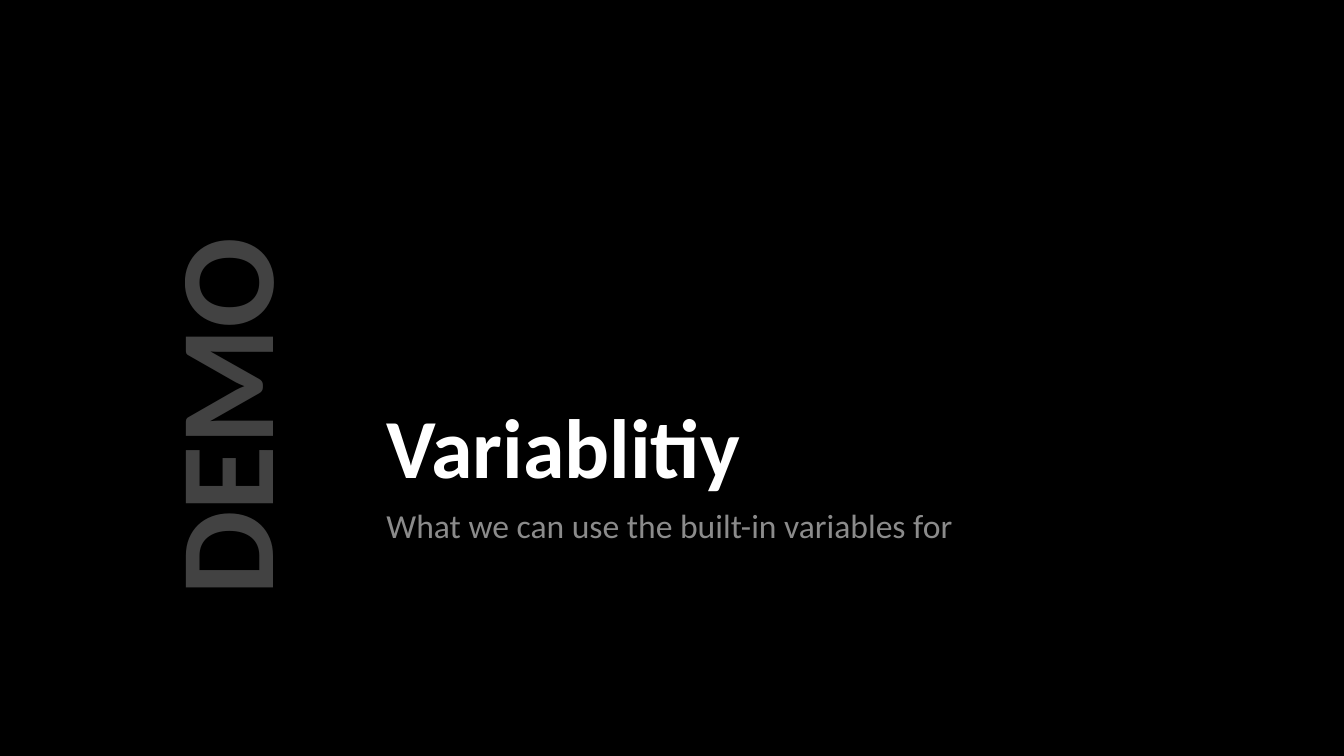
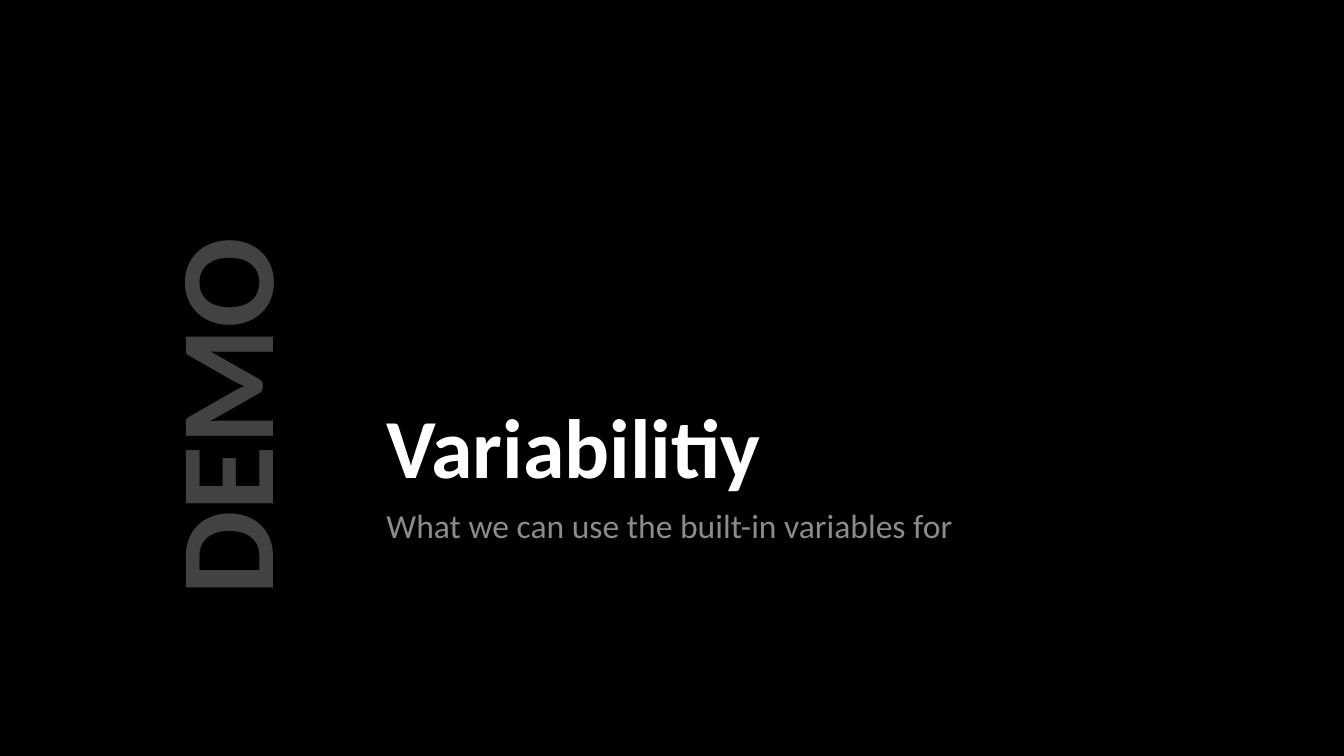
Before and after one commit to jpscripter/MMSMoA23, a slide deck: slide 17 of PowerShell Power-Up/PowerShell Power-Up.pptx (slide 13 before the commit). Drawn at 1344x756 pixels with LibreOffice and Linux fonts; fonts in the diff are those of the drawing; background and template pictures are left out. Boxes give left, top, right and bottom in pixels: in the first picture for what was removed or moved away, otherwise in the second. Text is boxed around its words. In the diff, an @@ line names an element or a change of style, - is before the commit and + after.

```diff
--- a/PowerShell Power-Up/PowerShell Power-Up.pptx
+++ b/PowerShell Power-Up/PowerShell Power-Up.pptx
@@ title at (386,419,760,492): text changed @@
-Variablitiy
+Variabilitiy
```
Also in this commit, not shown: 3 other slides changed, 4 slides added.
